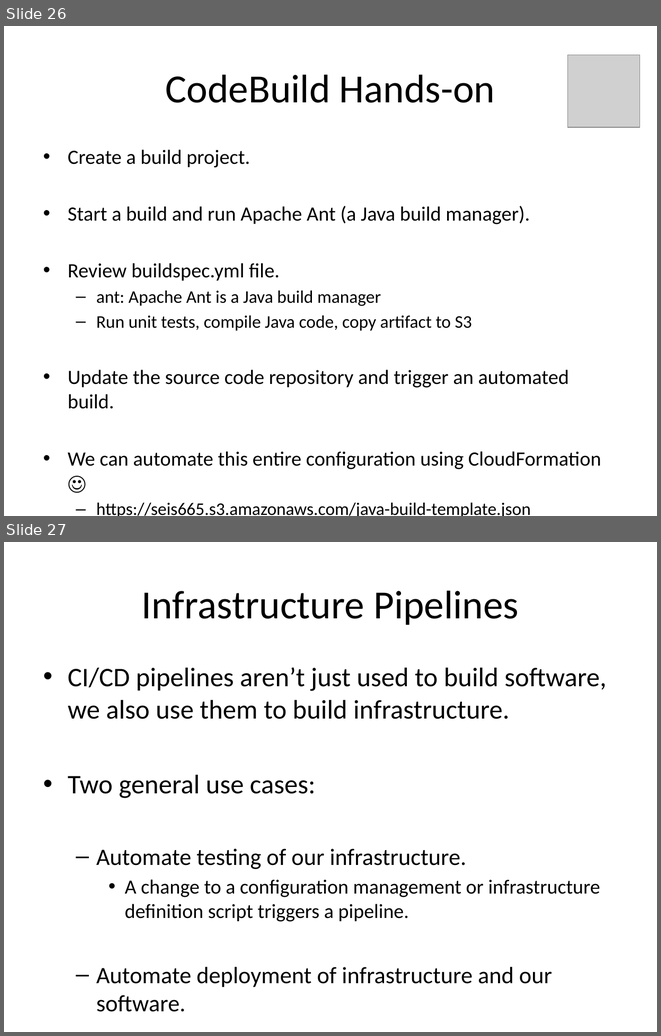
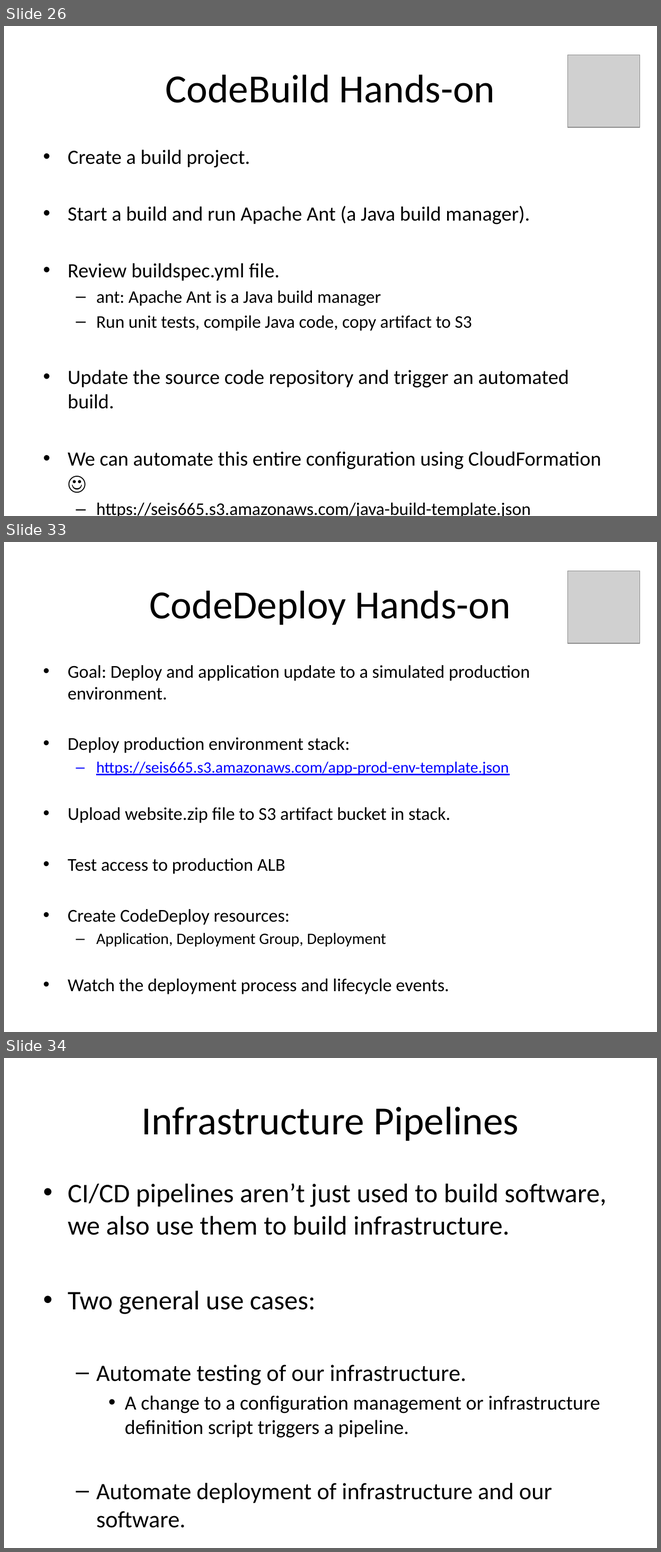
Before and after one commit to jasondbaker/infrastructure-class, a slide deck: lectures/infrastructure-week-10.pptx. Shown one above the other, each under a label of ours: slides 26 and 27 before the commit, slides 26, 33 and 34 after it; the slides between them are not shown. The pictures are 661x1036 and 661x1552 pixels, drawn with LibreOffice and Linux fonts; fonts in the diff are those of the drawing; grey boxes stand for pictures. Boxes give left, top, right and bottom in pixels: in the first picture for what was removed or moved away, otherwise in the second. Text is boxed around its words. In the diff, an @@ line names an element or a change of style, - is before the commit and + after.

Commit message:
add codedeploy hands-on example

```diff
--- a/lectures/infrastructure-week-10.pptx
+++ b/lectures/infrastructure-week-10.pptx
@@ slide 33 added at [4, 542, 657, 1032], background #FFFFFF @@
@@ picture added at [567, 571, 640, 643] @@
@@ title added at [150, 590, 511, 625], 44 pt, text #000000 @@
+CodeDeploy Hands-on
@@ text added at [68, 665, 530, 994], 20 pt, text #000000 @@
+• Goal: Deploy and application update to a simulated production environment.
+• Deploy production environment stack:
+  – https://seis665.s3.amazonaws.com/app-prod-env-template.json
+• Upload website.zip file to S3 artifact bucket in stack.
+• Test access to production ALB
+• Create CodeDeploy resources:
+  – Application, Deployment Group, Deployment
+• Watch the deployment process and lifecycle events.
@@ what was slide 27 is now slide 34 @@
```
Also in this commit, not shown: 6 other slides added, 6 other files.
